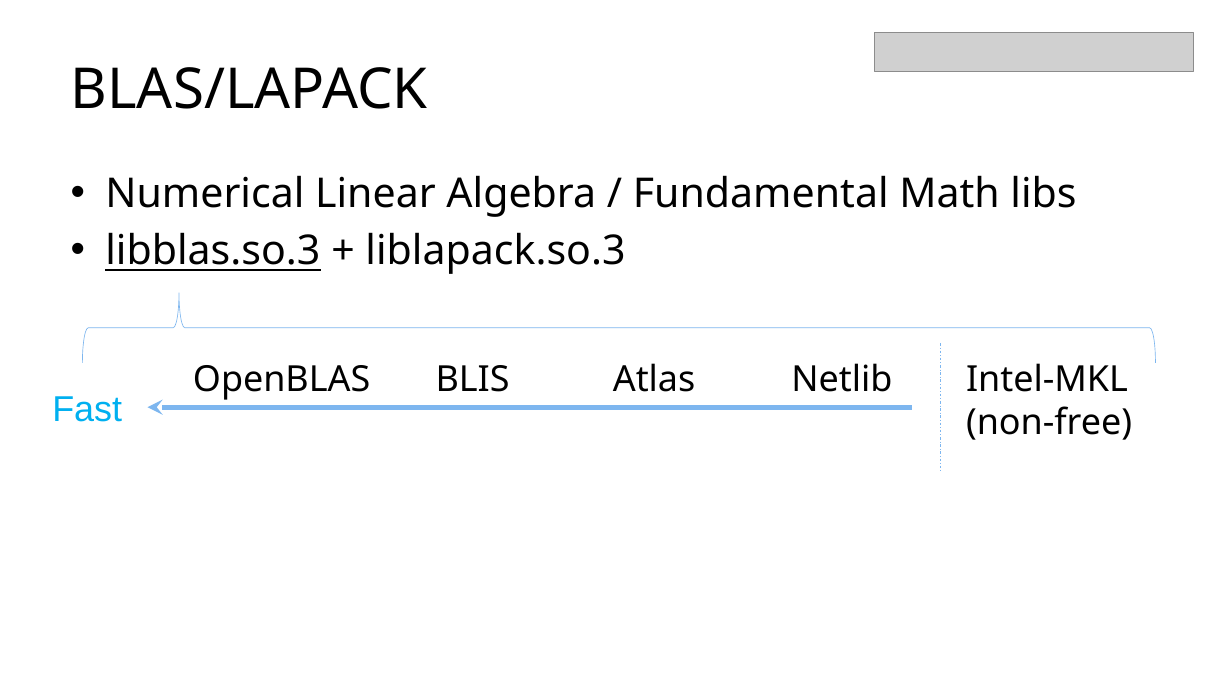
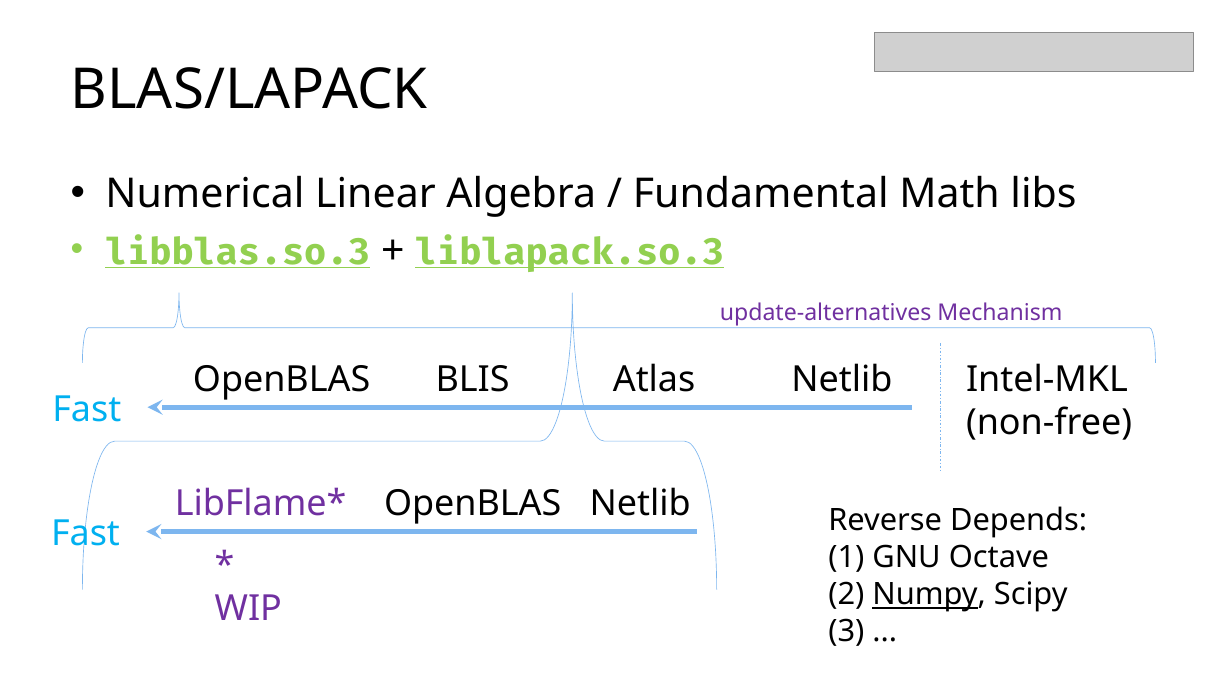
Before and after one commit to cdluminate/cdluminate, a slide deck: slide 8 of Dc20DeepLearning.pptx. Drawn at 1232x693 pixels with LibreOffice and Linux fonts; fonts in the diff are those of the drawing; grey boxes stand for pictures. Boxes give left, top, right and bottom in pixels: in the first picture for what was removed or moved away, otherwise in the second. Text is boxed around its words. In the diff, an @@ line names an element or a change of style, - is before the commit and + after.

Commit message:
update

```diff
--- a/Dc20DeepLearning.pptx
+++ b/Dc20DeepLearning.pptx
@@ text at <box>105,236,724,272</box>: size 32 to 28 pt, font Noto Sans to Fira Code, text colour #000000 to #92D050, bold on in "libblas.so.3 liblapack.so.3"; underline on in "liblapack.so.3" @@
@@ right brace added at <box>83,293,717,589</box>, outline #7DB6EF 0.5 pt @@
@@ text added at <box>720,302,1062,326</box>, 18 pt, text #7030A0 @@
+update-alternatives Mechanism
@@ text "Fast" at <box>52,395,121,422</box>: font Arial to Noto Sans @@
@@ text added at <box>175,487,347,516</box>, 28 pt, text #7030A0 @@
+LibFlame*
@@ text added at <box>384,489,561,524</box>, 28 pt, text #000000 @@
+OpenBLAS
@@ text added at <box>590,487,691,516</box>, 28 pt, text #000000 @@
+Netlib
@@ text added at <box>828,506,1087,646</box>, 24 pt, text #000000 @@
+Reverse Depends:
+(1) GNU Octave
+(2) Numpy, Scipy
+(3) ...
@@ text added at <box>51,511,120,555</box>, 28 pt, text #00B0F0 @@
+Fast
@@ arrow added from (697, 531) to (146, 531), #7DB6EF 4 pt @@
@@ text added at <box>215,594,282,620</box>, 28 pt, text #7030A0 @@
+* WIP
```
